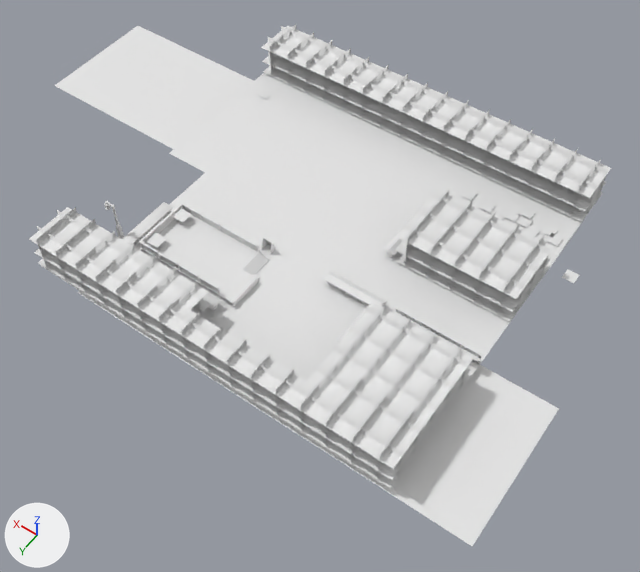
The glTF model res/field/maps/models/overworld_2_map19_18/model.glb, before and after one commit.
Rendered twice from a 50 mm camera at (-427.0, 619.0, 841.0) aimed at (-18.0, 46.0, -59.0). Lighting does not change. The marker at lower left points along +X, +Y and +Z. The picture after the commit comes second. Materials are left out; every surface is plain grey. Vertices at exactly the same position are counted once.

The first picture shows 'map19_18.001'.
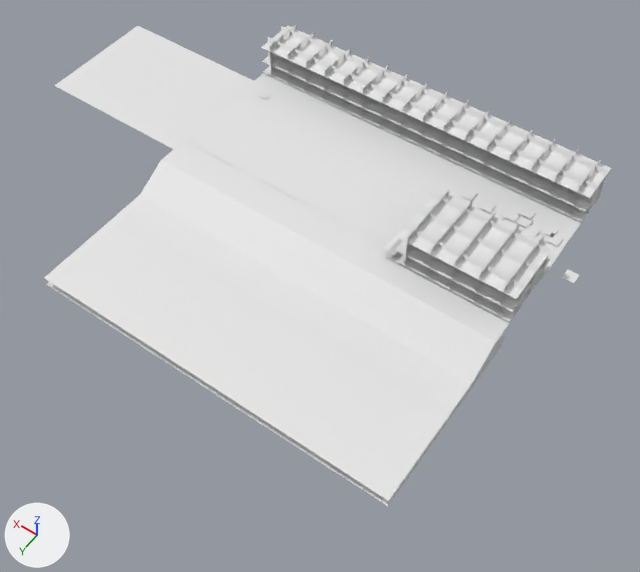
Where the change shows, as pixel boxes [x1, y1, x2, y2] in the pictures (640 x 572 px):
'map19_18.001', reshaped (8% shorter): before [29, 25, 611, 546]; after [44, 25, 611, 506]
part 1 of me_map19_18, rebuilt: before [78, 291, 559, 546]; after [44, 216, 505, 501]
part 2 of me_map19_18, added: after [116, 195, 479, 413]
part 3 of me_map19_18, added: after [47, 282, 503, 506]
part 4 of me_map19_18, deleted: before [29, 201, 483, 488]
part 5 of me_map19_18, cut back: before [39, 140, 547, 489]; after [140, 147, 509, 410]

The change, as a diff of the scene's bpy script:
```diff
--- a/res/field/maps/models/overworld_2_map19_18/model.glb.py
+++ b/res/field/maps/models/overworld_2_map19_18/model.glb.py
@@ me_map19_18 @@
 # used by ob_map19_18_001; location = (0.0, 0.0, 0.0)
-me_map19_18.from_pydata(...)  # 1279 vertices, 1314 faces; spans x -353.0..496.0, y -256.0..256.0, z -9.0..63.0
+me_map19_18.from_pydata(...)  # 1031 vertices, 1300 faces; spans x -292.0..496.0, y -256.0..256.0, z -41.0..56.0
+# me_map19_18 part 1: the loose piece of 9 vertices spanning x -353.0..192.0, y 0.0..256.0, z -9.0 is rebuilt with 34 vertices and now spans x -256.0..256.0, y 0.0..256.0, z -27.0
+# me_map19_18 part 2: a new loose piece of 165 vertices spanning x -256.0..256.0, y 64.0..128.0, z -26.0
+# me_map19_18 part 3: a new loose piece of 34 vertices spanning x -256.0..256.0, y 0.0..256.0, z -40.0
+# me_map19_18 part 4: 89 loose pieces with 764 vertices, spanning x -256.0..256.0, y 64.0..256.0, z 0.0..63.0, are deleted
+# me_map19_18 part 5
+# 52 vertices are removed from x -256.0..256.0, y 16.0..256.0, z 0.0
+# 118 faces are deleted
+# 2 vertices move from x 160.0..176.0, y 48.0, z 0.0 to x 144.0..176.0, y 48.0, z -9.0
+# 4 vertices are added at (-160.0, 112.0, -41.0), (-160.0, 96.0, -36.0), (-144.0, 32.0, 0.0), (-128.0, 0.0, 0.0)
+# 14 new vertices lie (16.0, 0.0, 0.0) away from vertices in x -256.0..192.0, y 16.0..48.0, z 0.0
+# 20 new vertices lie (16.0, -16.0, 0.0) away from vertices in x -256.0..208.0, y 16.0..32.0, z 0.0
+# 16 new vertices lie (16.0, 0.0, 0.0) away from vertices in x -240.0..224.0, y 0.0..48.0, z -9.0..0.0
+# 20 new vertices lie (0.0, 16.0, -9.0) away from vertices in x -256.0..224.0, y 32.0..48.0, z -9.0..0.0
+# 21 new vertices lie (-16.0, 16.0, -9.0) away from vertices in x -240.0..208.0, y 32.0..64.0, z -18.0..0.0
+# 22 new vertices lie (0.0, 16.0, -9.0) away from vertices in x -256.0..224.0, y 48.0..80.0, z -27.0..-9.0
+# 18 new vertices lie (16.0, 0.0, 0.0) away from vertices in x -240.0..240.0, y 0.0..96.0, z -36.0..0.0
+# 19 new vertices lie (0.0, 16.0, -9.0) away from vertices in x -256.0..240.0, y 64.0..80.0, z -27.0..-18.0
+# 22 new vertices lie (0.0, 16.0, -5.0) away from vertices in x -256.0..224.0, y 96.0, z -36.0
+# 22 new vertices lie (16.0, 0.0, 0.0) away from vertices in x -224.0..240.0, y 0.0..112.0, z -41.0..0.0
+# 18 new vertices lie (16.0, 0.0, 0.0) away from vertices in x -208.0..240.0, y 0.0..112.0, z -41.0..0.0
+# 17 new vertices lie (-16.0, 0.0, 0.0) away from vertices in x -240.0..128.0, y 0.0..112.0, z -41.0..0.0
+# 12 new vertices lie (16.0, 0.0, 0.0) away from vertices in x -192.0..80.0, y 0.0..112.0, z -41.0..0.0
+# 445 new faces join them
+# other edits to the shape of me_map19_18 do not show in these pictures
```
